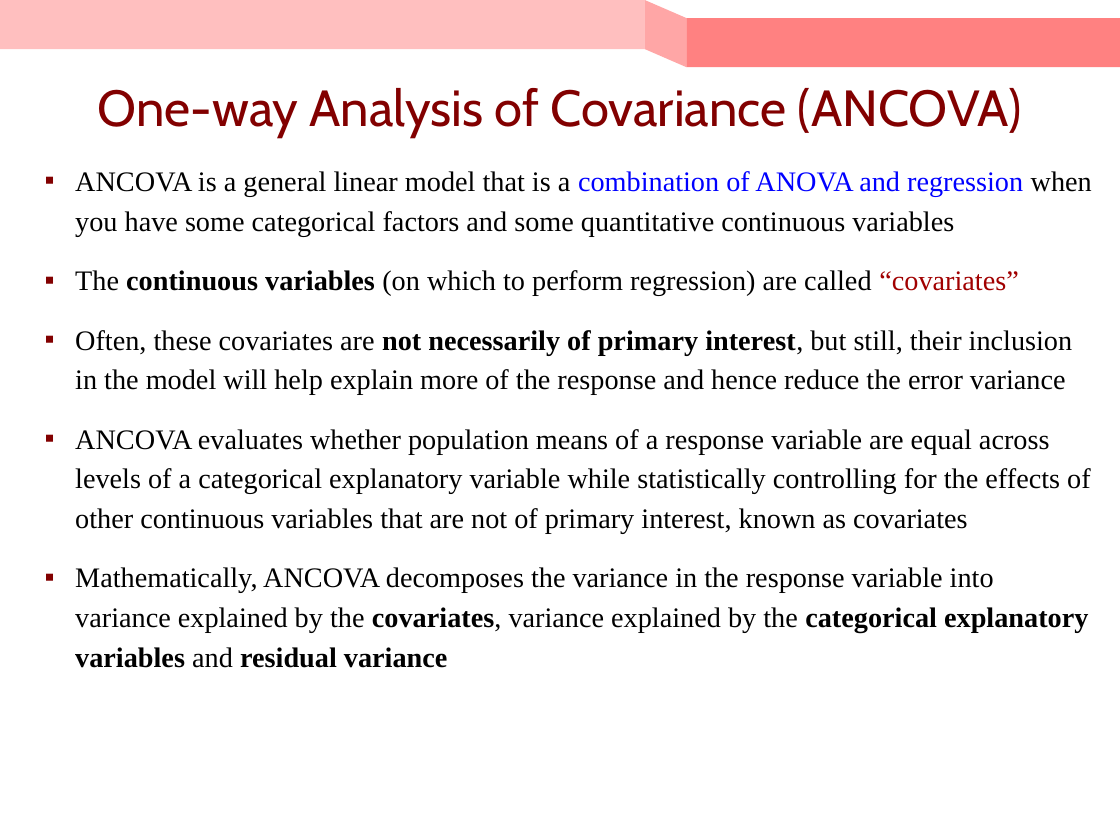
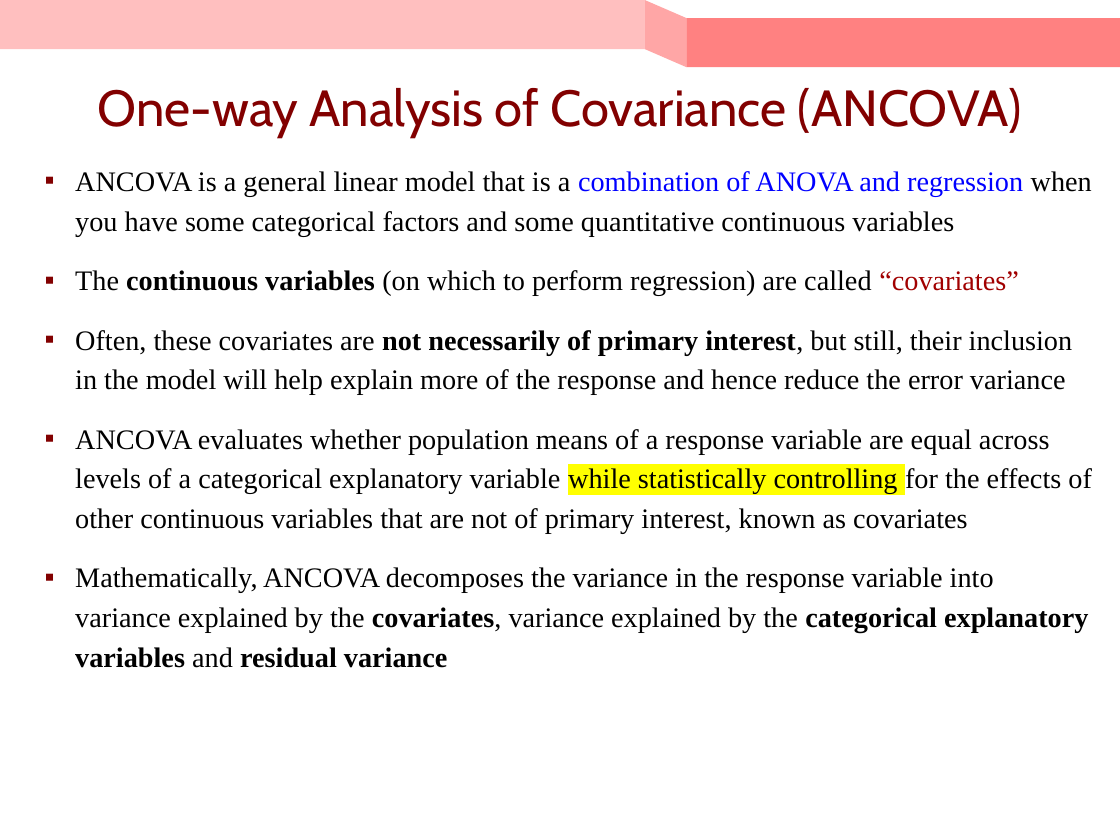
Before and after one commit to KuroTaiga/MSCS_BU, a slide deck: slide 16 of CS555/L10/Lecture 10_ANOVA and ANCOVA.pptx (slide 17 before the commit). Drawn at 1120x840 pixels with LibreOffice and Linux fonts; fonts in the diff are those of the drawing. Boxes give left, top, right and bottom in pixels: in the first picture for what was removed or moved away, otherwise in the second. Text is boxed around its words. In the diff, an @@ line names an element or a change of style, - is before the commit and + after.

```diff
--- a/CS555/L10/Lecture 10_ANOVA and ANCOVA.pptx
+++ b/CS555/L10/Lecture 10_ANOVA and ANCOVA.pptx
@@ text at [75, 429, 1092, 533]: highlight none to #FFFF00 in "while statistically controlling" @@
```
Also in this commit, not shown: 7 other slides changed, 1 slide added, 11 slides removed, 19 other files.
